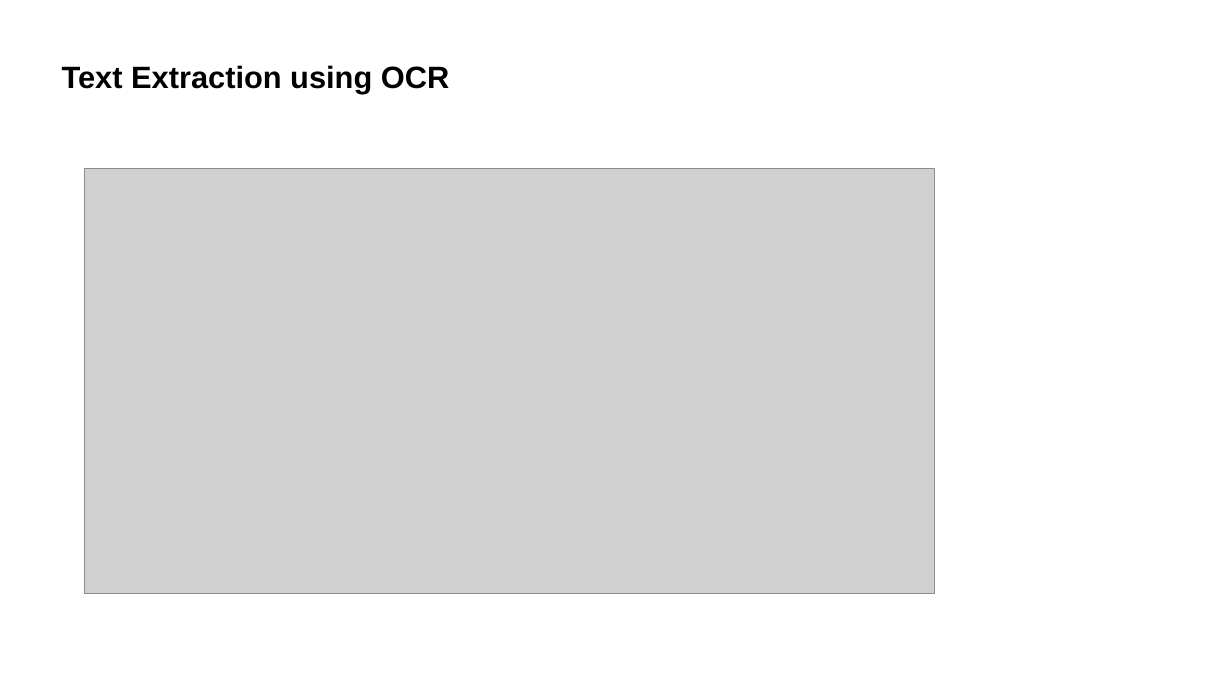
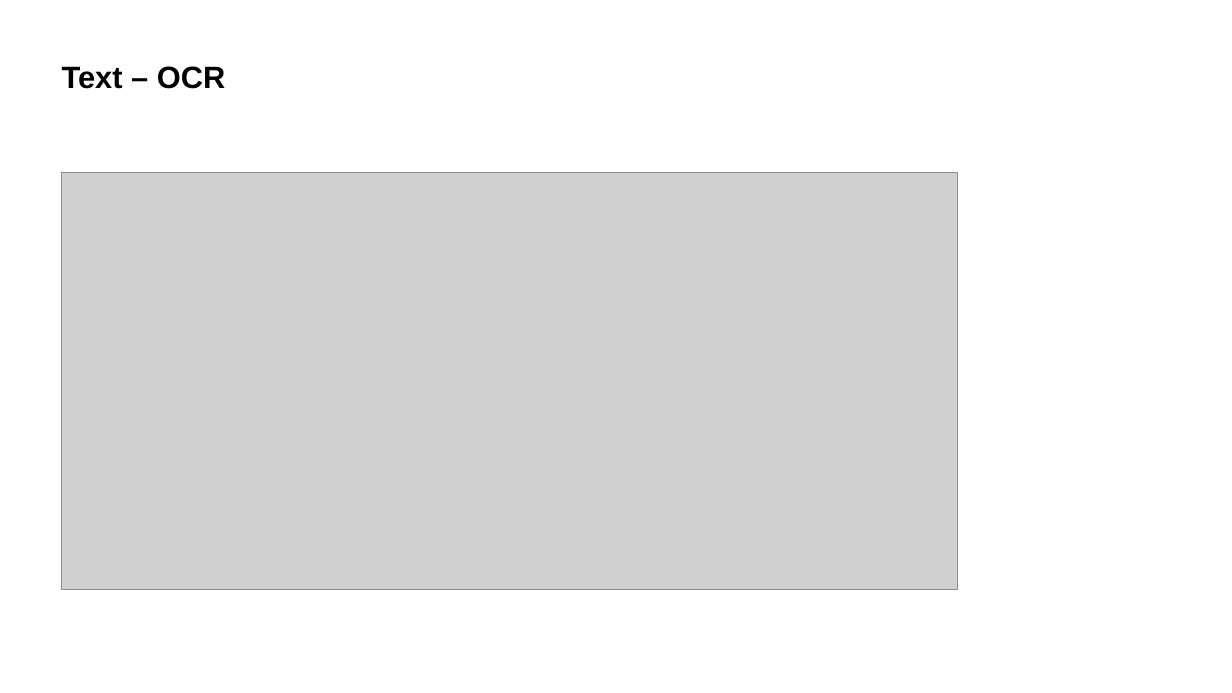
Before and after one commit to Tech4-Good/Step01_Learning, a slide deck: slide 10 of 04_ComputerVision/01_POC_Hexagon_AI_PID/AI for PDF extraction.pptx (slide 12 before the commit). Drawn at 1232x693 pixels with LibreOffice and Linux fonts; fonts in the diff are those of the drawing; grey boxes stand for pictures; background and template pictures are left out. Boxes give left, top, right and bottom in pixels: in the first picture for what was removed or moved away, otherwise in the second. Text is boxed around its words. In the diff, an @@ line names an element or a change of style, - is before the commit and + after.

```diff
--- a/04_ComputerVision/01_POC_Hexagon_AI_PID/AI for PDF extraction.pptx
+++ b/04_ComputerVision/01_POC_Hexagon_AI_PID/AI for PDF extraction.pptx
@@ title at [62, 66, 225, 89]: text changed @@
-Text Extraction using OCR
+Text – OCR
@@ picture: place and size @@
-picture at [85, 168, 935, 594]
+picture at [62, 172, 958, 590]
```
Also in this commit, not shown: 13 other slides changed, 9 slides added, 3 slides removed, 5 other files.
